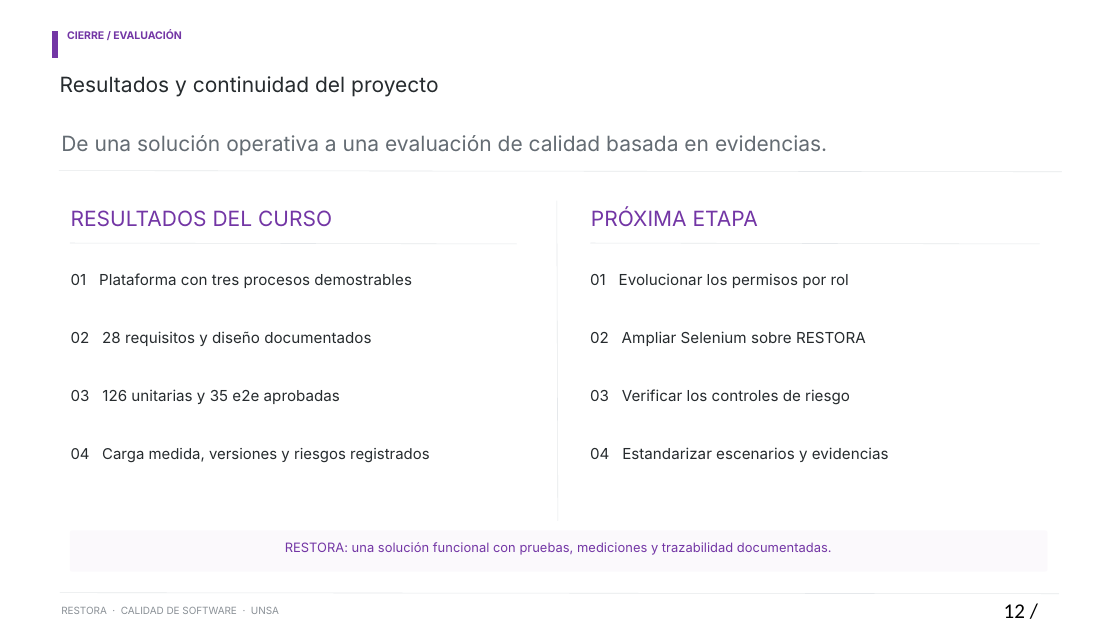
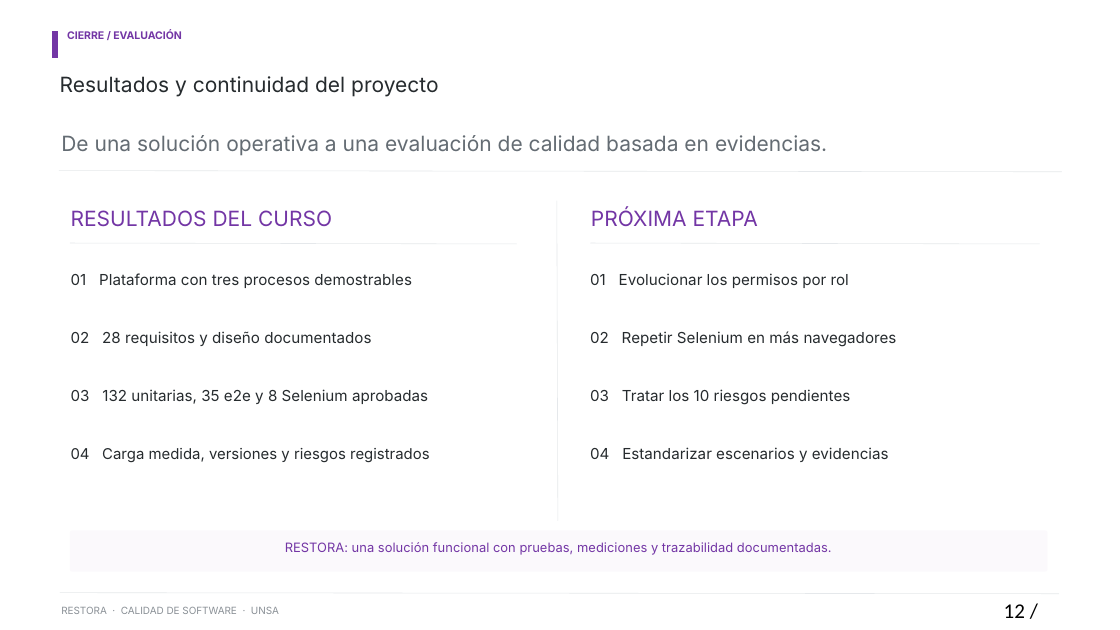
Before and after one commit to AnthoLogy63/restora_system_CalidadDeSoftware, a slide deck: slide 12 of 03_ENTREGA_FINAL/RESTORA_PRESENTACIÓN_FINAL_PROYECTO.pptx. Drawn at 1120x630 pixels with LibreOffice and Linux fonts; fonts in the diff are those of the drawing. Boxes give left, top, right and bottom in pixels: in the first picture for what was removed or moved away, otherwise in the second. Text is boxed around its words. In the diff, an @@ line names an element or a change of style, - is before the commit and + after.

```diff
--- a/03_ENTREGA_FINAL/RESTORA_PRESENTACIÓN_FINAL_PROYECTO.pptx
+++ b/03_ENTREGA_FINAL/RESTORA_PRESENTACIÓN_FINAL_PROYECTO.pptx
@@ text at (590,331,897,347): text changed @@
-02 Ampliar Selenium sobre RESTORA
+02 Repetir Selenium en más navegadores
@@ text at (71,389,428,404): text changed @@
-03 126 unitarias y 35 e2e aprobadas
+03 132 unitarias, 35 e2e y 8 Selenium aprobadas
@@ text at (590,389,851,405): text changed @@
-03 Verificar los controles de riesgo
+03 Tratar los 10 riesgos pendientes
```
Also in this commit, not shown: 3 other slides changed, 18 other files.
